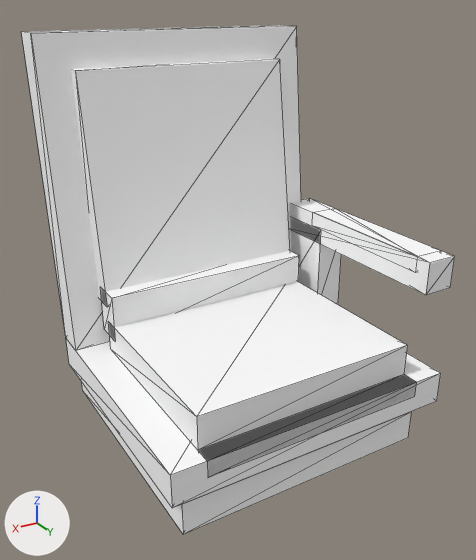
The OBJ model src/main/resources/assets/vandorlabs/models/block/pilot_seat_arms_2.obj: old version first, new version second.
Before and after are seen from a 50 mm camera at (1.7, 1.45, 1.62) aimed at (0.51, -0.53, 0.63). Arrows for +X, +Y and +Z are at lower left; the lights stay in place. The older version comes first. Mesh edges are drawn as thin lines. Where no turn or scale is listed for an object, it has been applied to the vertices. Vertices at exactly the same position are counted once.

The first picture shows 'pilot_seat_arms_2'.
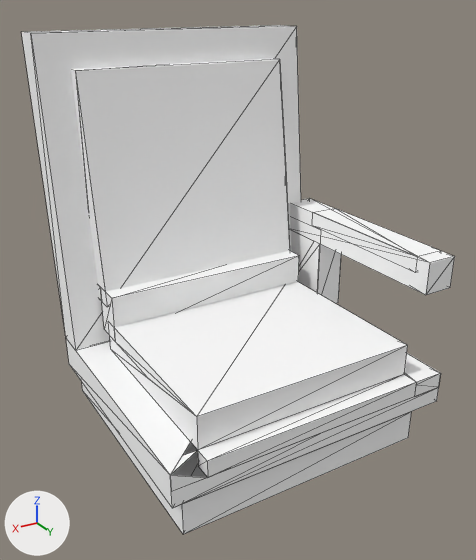
Edits to the bpy script that builds the scene:
```text
Change me_pilot_seat_arms_2:
    used by ob_pilot_seat_arms_2; location = (0.0, 0.0, 0.0)
    remove me_pilot_seat_arms_2.from_pydata(...)  # 84 vertices, 132 faces; spans x -0.12..1.06, y -1.12..0.0, z 0.0..1.5
    add me_pilot_seat_arms_2.from_pydata(...)  # 114 vertices, 154 faces; spans x -0.12..1.06, y -1.12..0.0, z 0.0..1.5
    me_pilot_seat_arms_2 part 1
    15 faces are deleted
    30 vertices are added at x -0.12..1.06, y -1.0..0.0, z 0.25..0.94
    25 new faces join them, mat_frame (its picture is missing)
    12 new faces join them, mat_fabric (its picture is missing)
```

Pixel boxes (x1, y1, x2, y2) of what changed, in the pictures (476 x 560 px):
part 1 of me_pilot_seat_arms_2, cut back: (75, 72, 441, 508) in both
